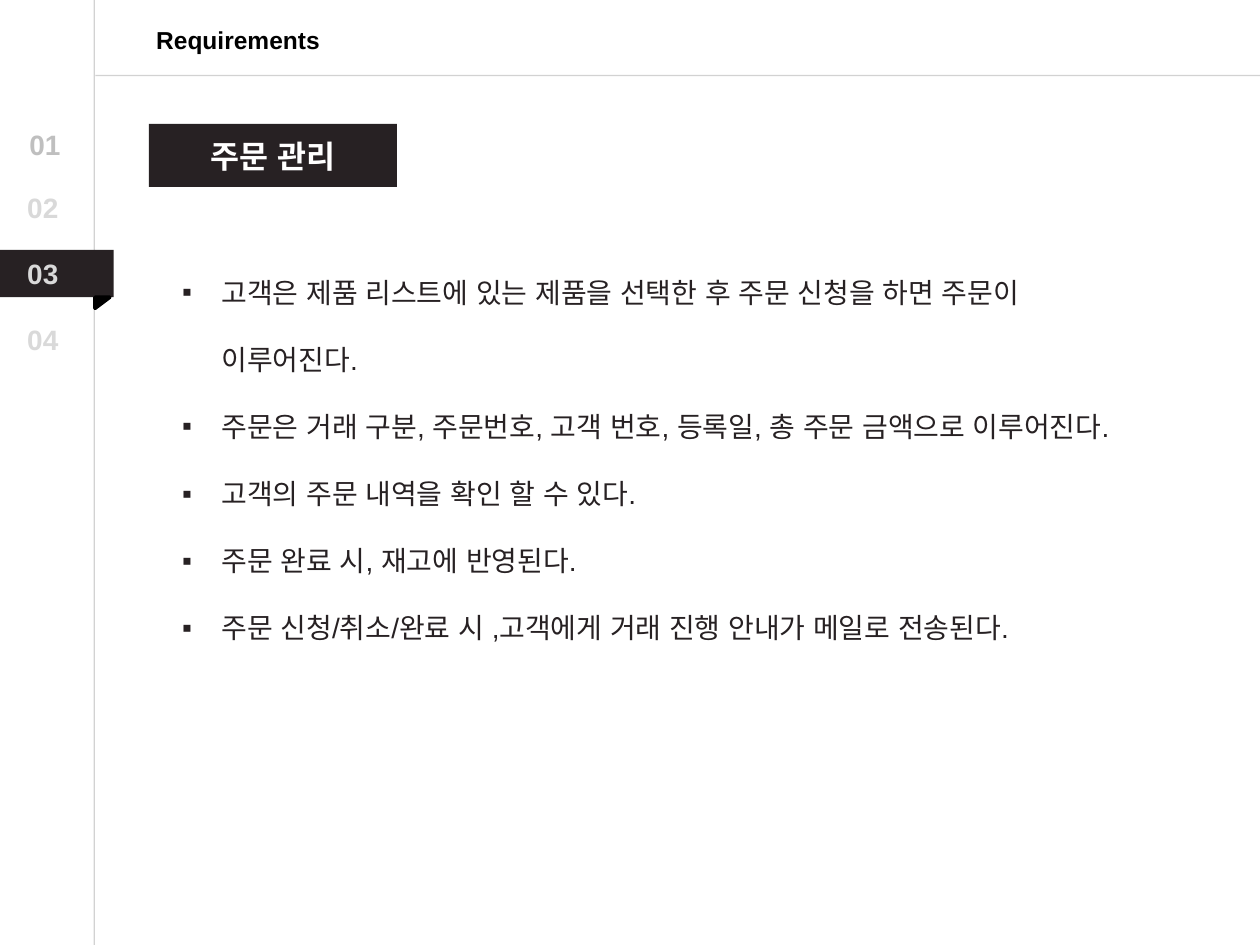
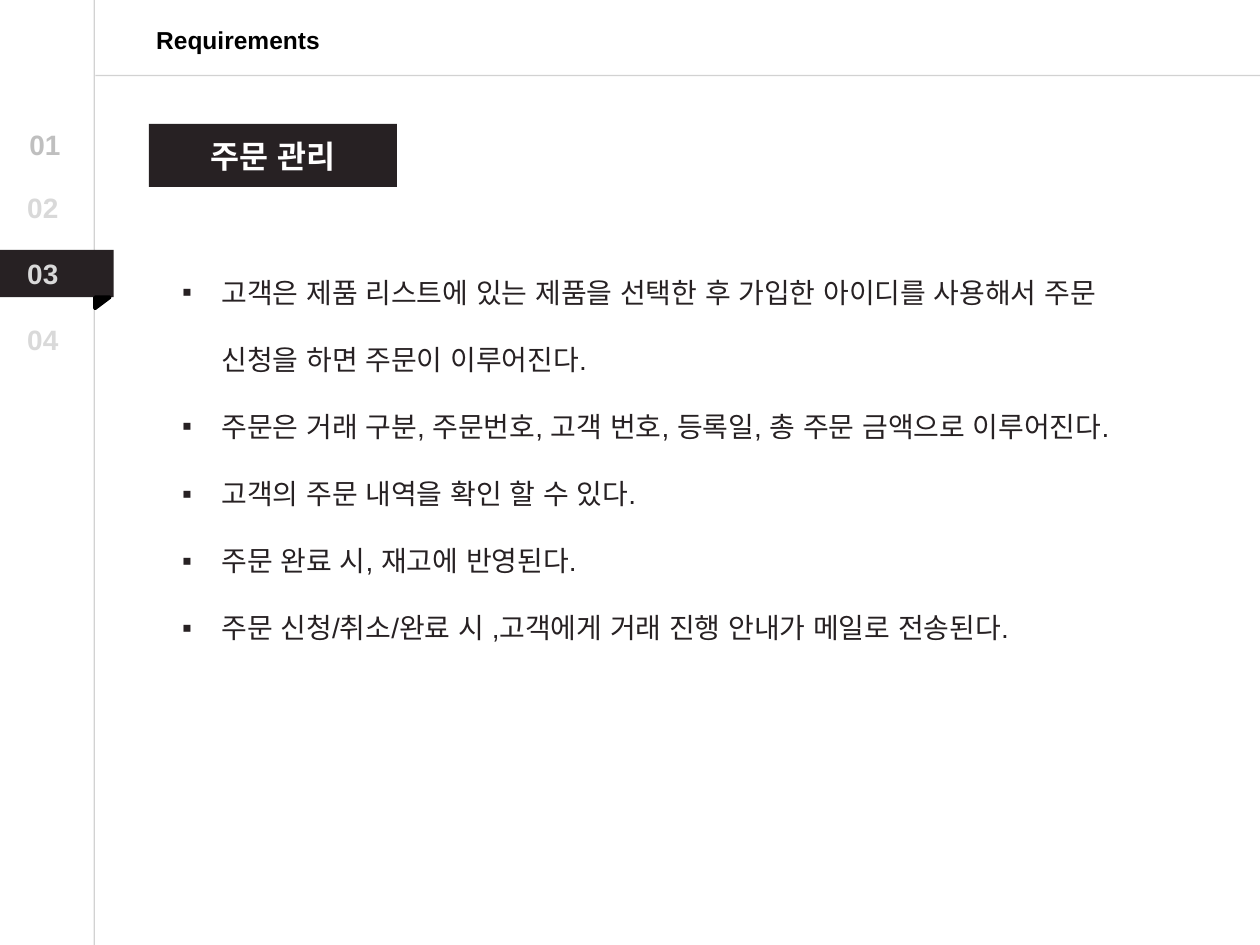
Before and after one commit to Dong-Jun-Shin/COMP_project, a slide deck: slide 9 of Document/DOC_source/ppt/COMP_Project_ppt.pptx. Drawn at 1260x945 pixels with LibreOffice and Linux fonts; fonts in the diff are those of the drawing. Boxes give left, top, right and bottom in pixels: in the first picture for what was removed or moved away, otherwise in the second. Text is boxed around its words. In the diff, an @@ line names an element or a change of style, - is before the commit and + after.

```diff
--- a/Document/DOC_source/ppt/COMP_Project_ppt.pptx
+++ b/Document/DOC_source/ppt/COMP_Project_ppt.pptx
@@ text at (222,279,1096,373): text changed @@
-▪ 고객은 제품 리스트에 있는 제품을 선택한 후 주문 신청을 하면 주문이 이루어진다.
+▪ 고객은 제품 리스트에 있는 제품을 선택한 후 가입한 아이디를 사용해서 주문 신청을 하면 주문이 이루어진다.
```
Also in this commit, not shown: 8 other slides changed, 1 slide added.
